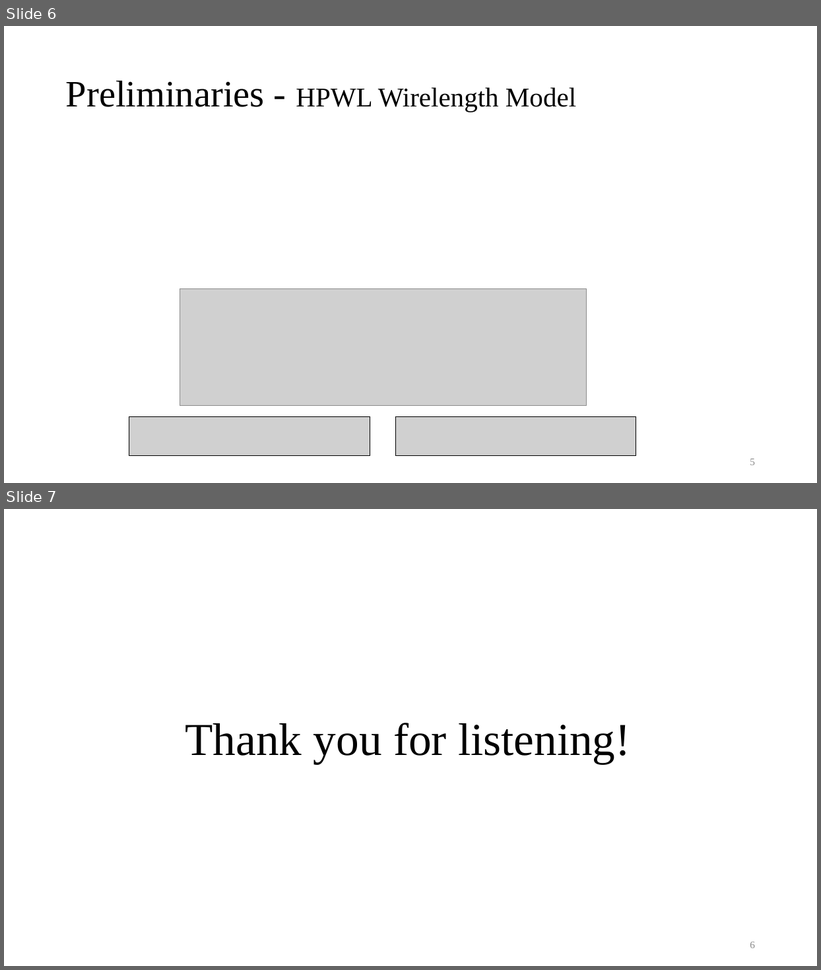
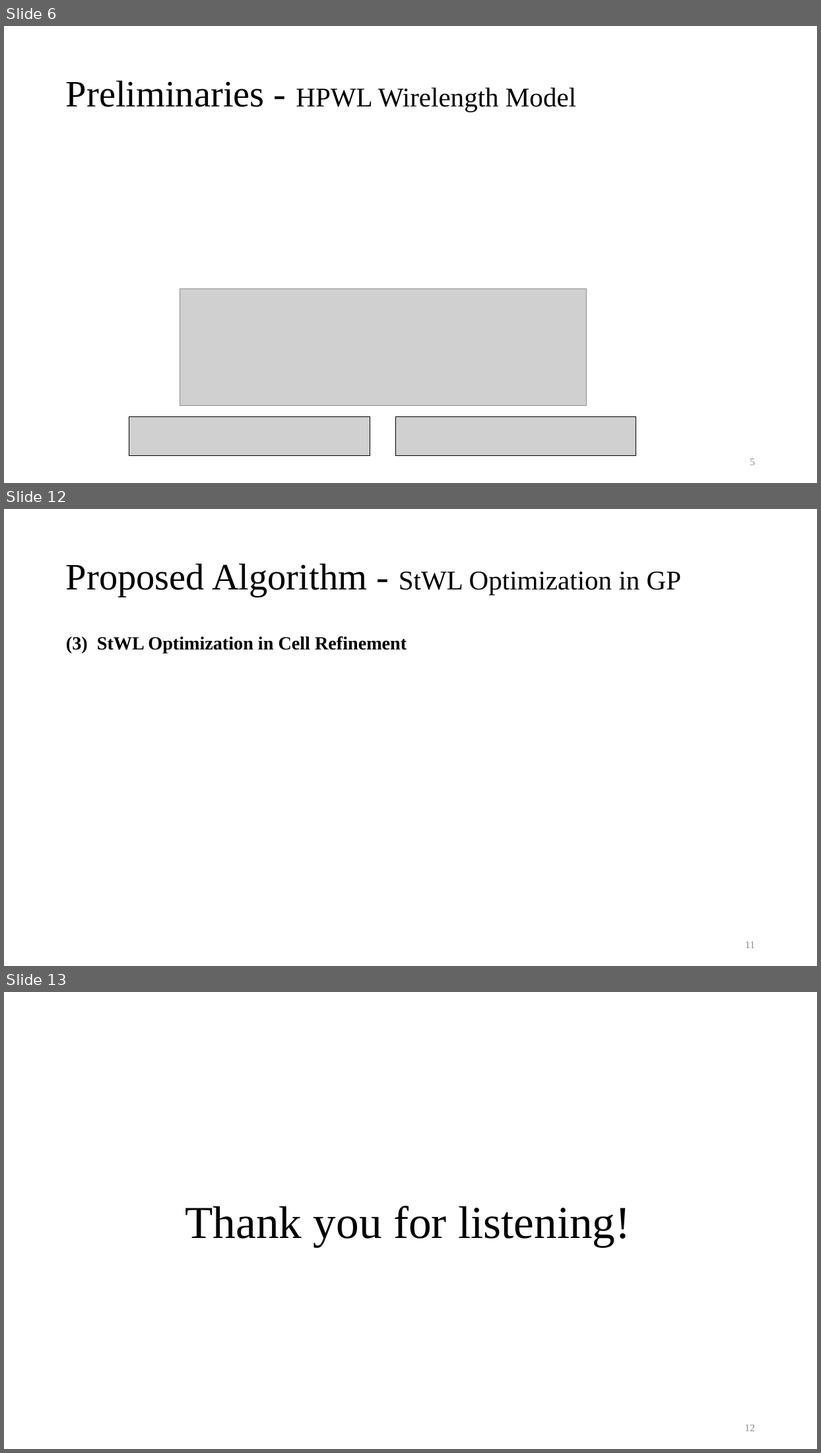
Before and after one commit to Pacific-Feng-Studuies/Studied-Papers, a slide deck: GM/Placement/An Analytical Placement Algorithm with Routing topology Optimization/An Analytical Placement Algorithm with Routing topology Optimization.pptx. Shown one above the other, each under a label of ours: slides 6 and 7 before the commit, slides 6, 12 and 13 after it; the slides between them are not shown. The pictures are 821x970 and 821x1453 pixels, drawn with LibreOffice and Linux fonts; fonts in the diff are those of the drawing; grey boxes stand for pictures. Boxes give left, top, right and bottom in pixels: in the first picture for what was removed or moved away, otherwise in the second. Text is boxed around its words. In the diff, an @@ line names an element or a change of style, - is before the commit and + after.

```diff
--- a/GM/Placement/An Analytical Placement Algorithm with Routing topology Optimization/An Analytical Placement Algorithm with Routing topology Optimization.pptx
+++ b/GM/Placement/An Analytical Placement Algorithm with Routing topology Optimization/An Analytical Placement Algorithm with Routing topology Optimization.pptx
@@ slide 12 added at box(4, 509, 817, 966), background #FFFFFF @@
@@ title added at box(66, 563, 681, 597), 32 pt, text #000000 @@
+Proposed Algorithm - StWL Optimization in GP
@@ text added at box(66, 636, 407, 653), 22 pt, text #000000, bold @@
+(3) StWL Optimization in Cell Refinement
@@ page number added at box(745, 942, 755, 949), 12 pt, text #8C8C8C @@
+11
@@ what was slide 7 is now slide 13 @@
@@ page number at box(745, 1425, 755, 1432): text changed @@
-6
+12
```
Also in this commit, not shown: 2 slides changed, 5 other slides added.
